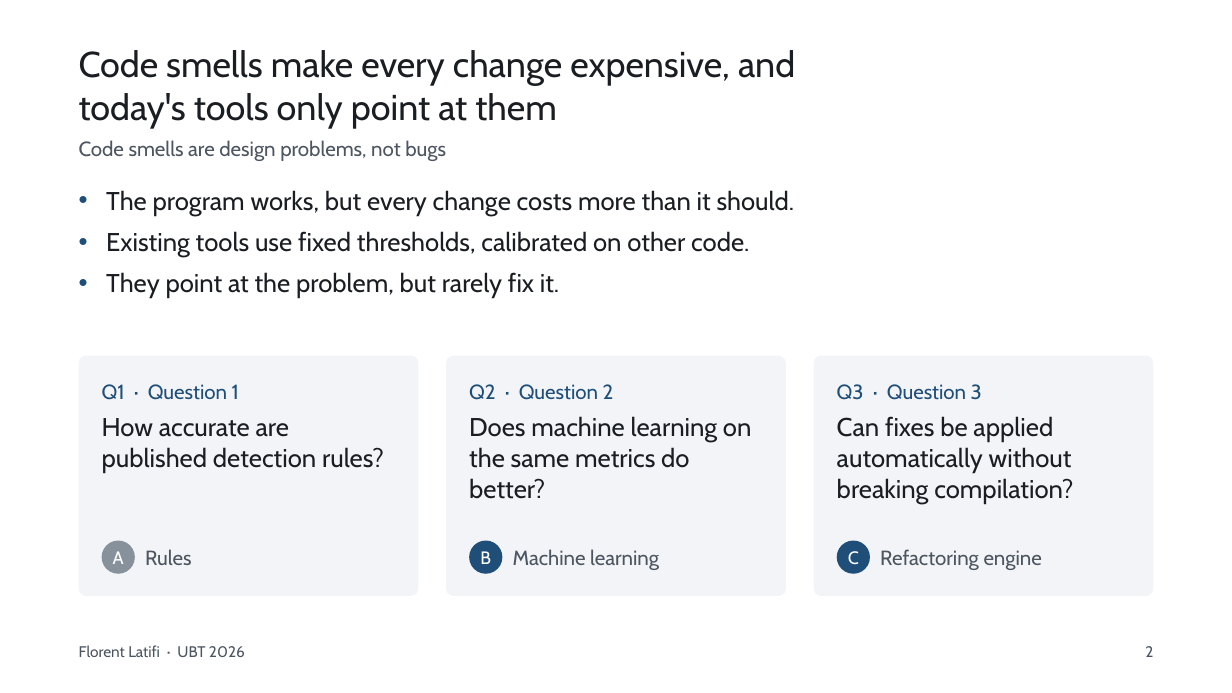
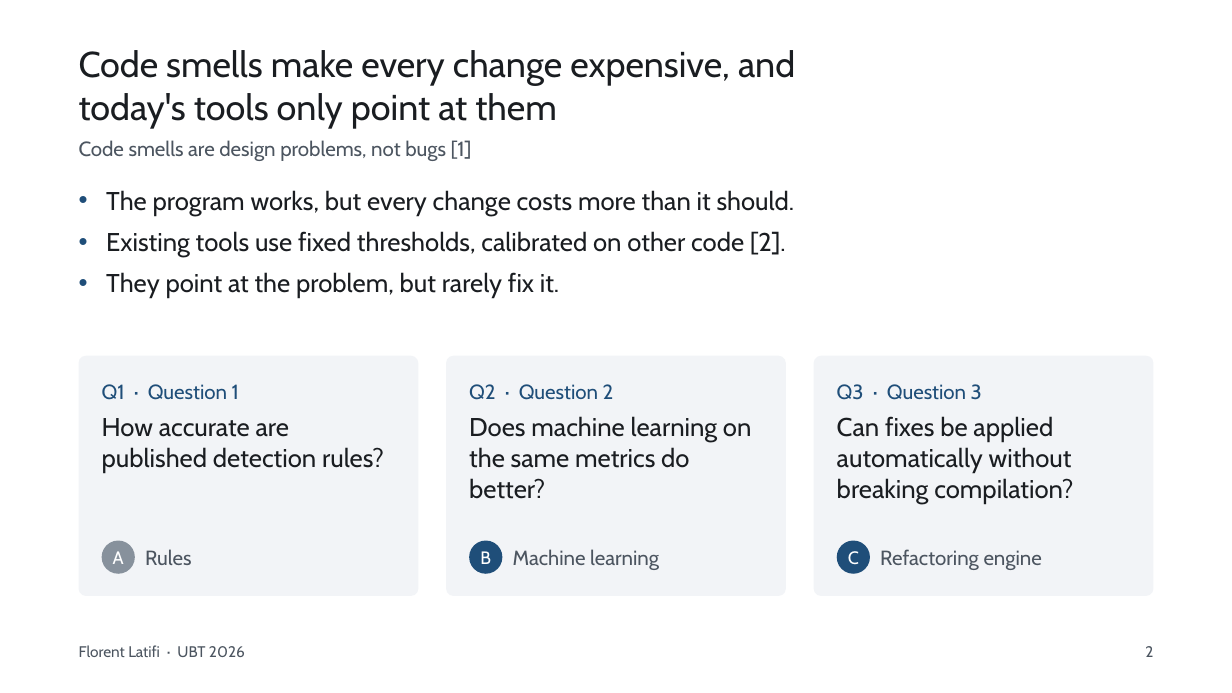
Before and after one commit to FlorentLatifi/Code-Smell-Detection-and-Refactoring-Recommendations, a slide deck: slide 2 of docs/konferenca/UBT2026_Florent_Latifi.pptx. Drawn at 1232x693 pixels with LibreOffice and Linux fonts; fonts in the diff are those of the drawing. Boxes give left, top, right and bottom in pixels: in the first picture for what was removed or moved away, otherwise in the second. Text is boxed around its words. In the diff, an @@ line names an element or a change of style, - is before the commit and + after.

```diff
--- a/docs/konferenca/UBT2026_Florent_Latifi.pptx
+++ b/docs/konferenca/UBT2026_Florent_Latifi.pptx
@@ text at (79,140,472,161): text changed @@
-Code smells are design problems, not bugs
+Code smells are design problems, not bugs [1]
@@ text at (106,231,786,257): text changed @@
-• Existing tools use fixed thresholds, calibrated on other code.
+• Existing tools use fixed thresholds, calibrated on other code [2].
```
Also in this commit, not shown: 14 other slides changed, 4 slides added, 1 slide removed, 7 other files.
